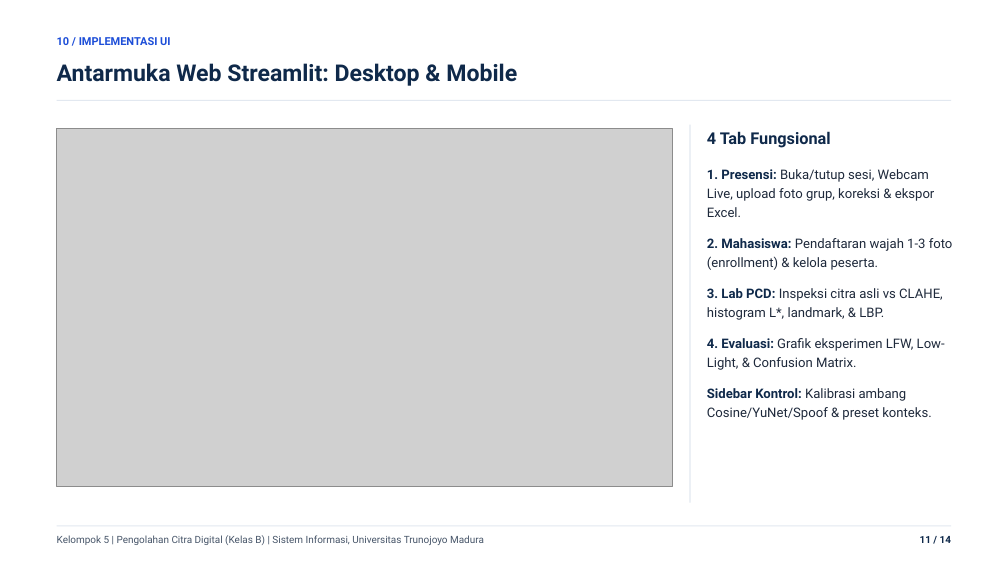
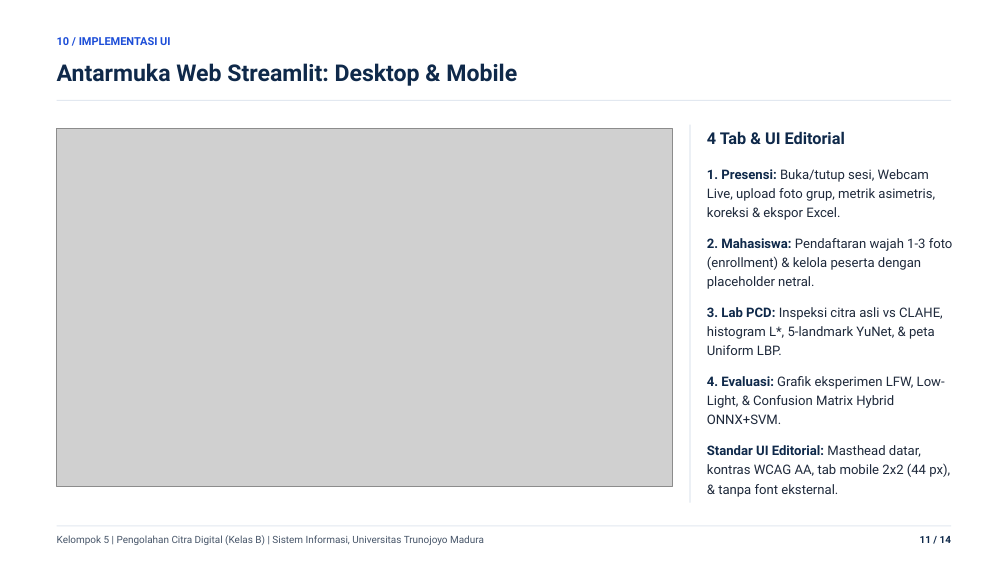
Before and after one commit to attaramadhani/UAS-PCD-Presensi-Wajah-Cerdas, a slide deck: slide 11 of Presentasi_Final_Project_PCD_Kelompok5_Redesign.pptx. Drawn at 1008x567 pixels with LibreOffice and Linux fonts; fonts in the diff are those of the drawing; grey boxes stand for pictures. Boxes give left, top, right and bottom in pixels: in the first picture for what was removed or moved away, otherwise in the second. Text is boxed around its words. In the diff, an @@ line names an element or a change of style, - is before the commit and + after.

Commit message:
Redesign UI (Editorial Daylight WCAG AA) & update DOCX/PDF/PPTX reports

```diff
--- a/Presentasi_Final_Project_PCD_Kelompok5_Redesign.pptx
+++ b/Presentasi_Final_Project_PCD_Kelompok5_Redesign.pptx
@@ text at [707, 131, 845, 144]: text changed @@
-4 Tab Fungsional
+4 Tab & UI Editorial
@@ text at [707, 169, 953, 497]: text changed @@
-1. Presensi: Buka/tutup sesi, Webcam Live, upload foto grup, koreksi & ekspor Excel.
-2. Mahasiswa: Pendaftaran wajah 1-3 foto (enrollment) & kelola peserta.
-3. Lab PCD: Inspeksi citra asli vs CLAHE, histogram L*, landmark, & LBP.
-4. Evaluasi: Grafik eksperimen LFW, Low-Light, & Confusion Matrix.
-Sidebar Kontrol: Kalibrasi ambang Cosine/YuNet/Spoof & preset konteks.
+1. Presensi: Buka/tutup sesi, Webcam Live, upload foto grup, metrik asimetris, koreksi & ekspor Excel.
+2. Mahasiswa: Pendaftaran wajah 1-3 foto (enrollment) & kelola peserta dengan placeholder netral.
+3. Lab PCD: Inspeksi citra asli vs CLAHE, histogram L*, 5-landmark YuNet, & peta Uniform LBP.
+4. Evaluasi: Grafik eksperimen LFW, Low-Light, & Confusion Matrix Hybrid ONNX+SVM.
+Standar UI Editorial: Masthead datar, kontras WCAG AA, tab mobile 2x2 (44 px), & tanpa font eksternal.
```
Also in this commit, not shown: 7 other files.
